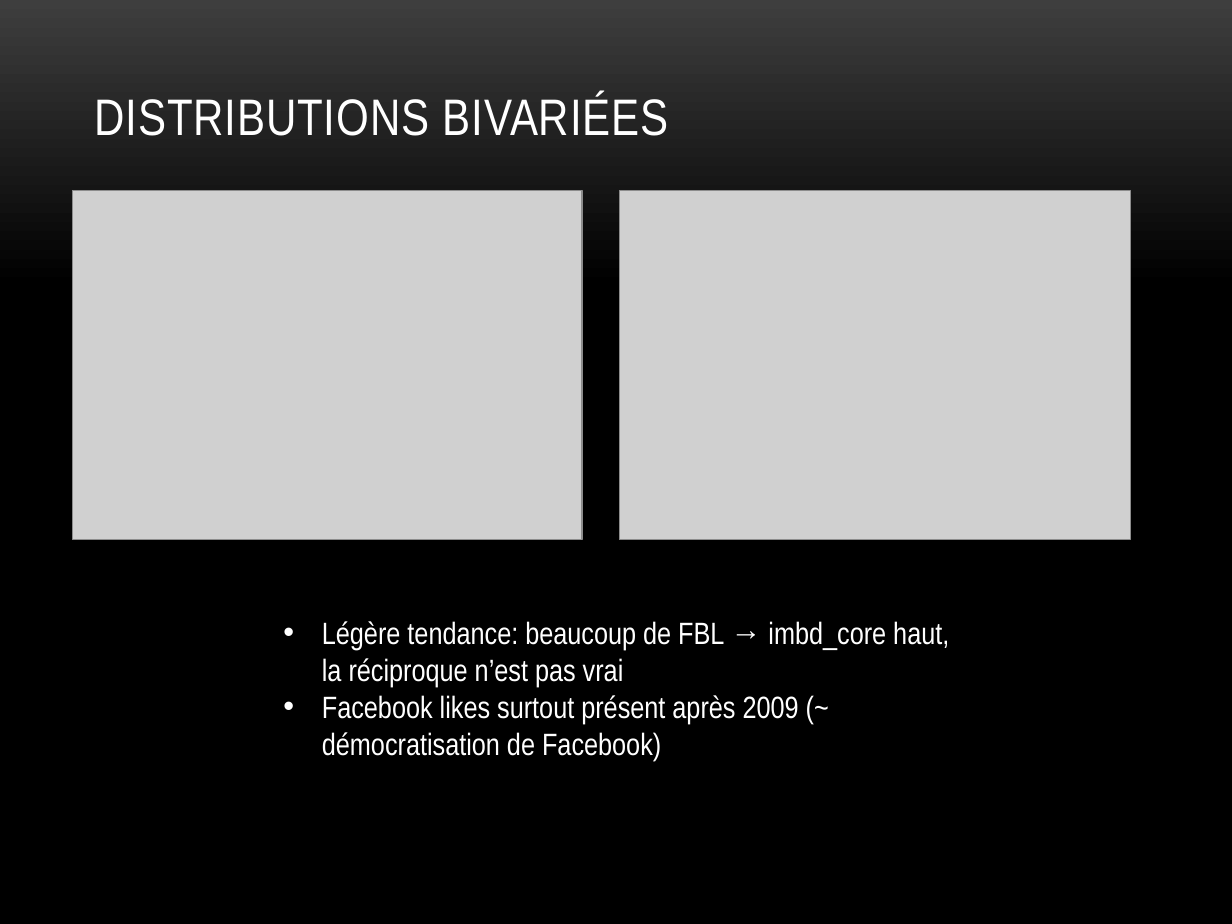
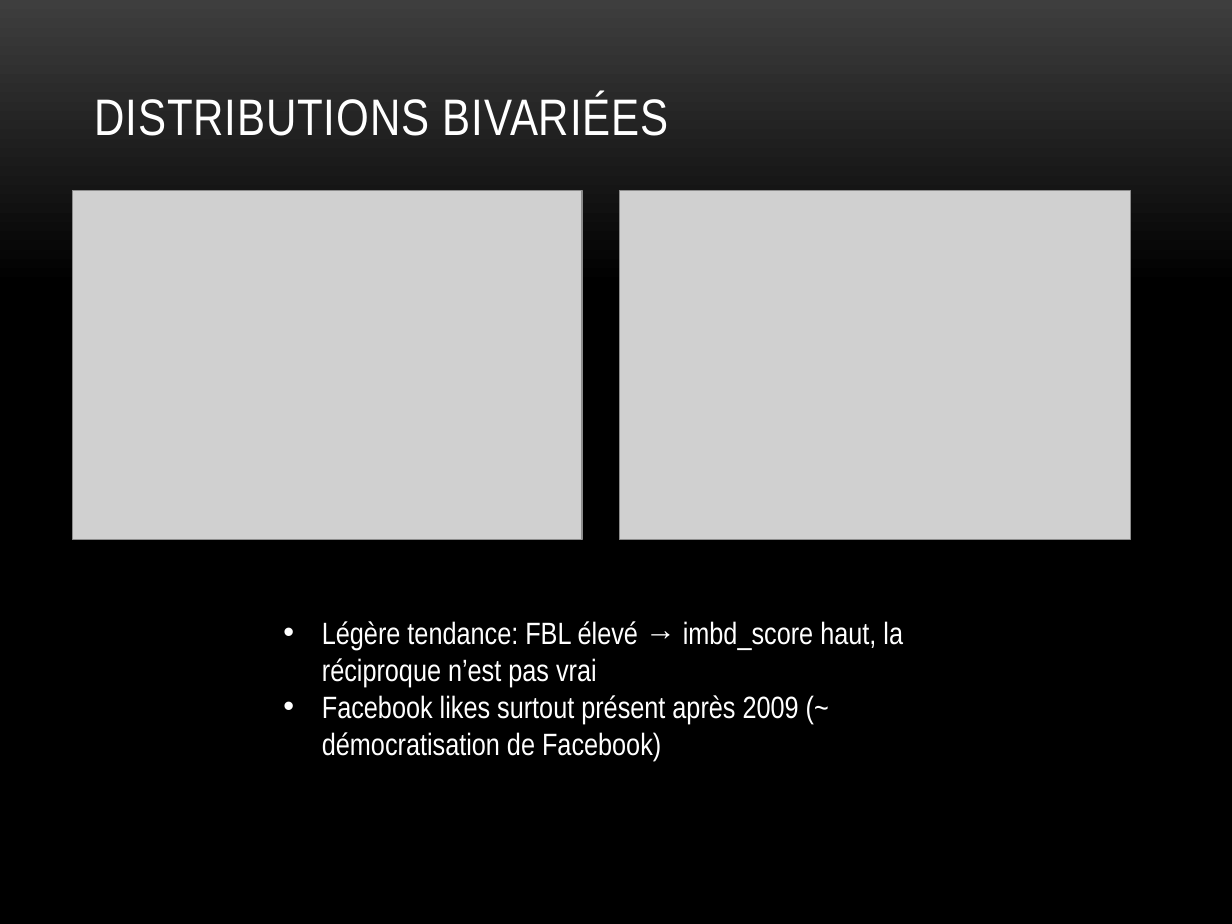
Before and after one commit to Umercia/movie_recommendation_engine, a slide deck: slide 10 of moteur de recommandations de films.pptx. Drawn at 1232x924 pixels with LibreOffice and Linux fonts; fonts in the diff are those of the drawing; grey boxes stand for pictures; background and template pictures are left out. Boxes give left, top, right and bottom in pixels: in the first picture for what was removed or moved away, otherwise in the second. Text is boxed around its words. In the diff, an @@ line names an element or a change of style, - is before the commit and + after.

Commit message:
pres wording

```diff
--- a/moteur de recommandations de films.pptx
+++ b/moteur de recommandations de films.pptx
@@ text at (322, 621, 903, 687): text changed @@
-• Légère tendance: beaucoup de FBL → imbd_core haut, la réciproque n’est pas vrai
+• Légère tendance: FBL élevé → imbd_score haut, la réciproque n’est pas vrai
```
Also in this commit, not shown: 3 other slides changed.
